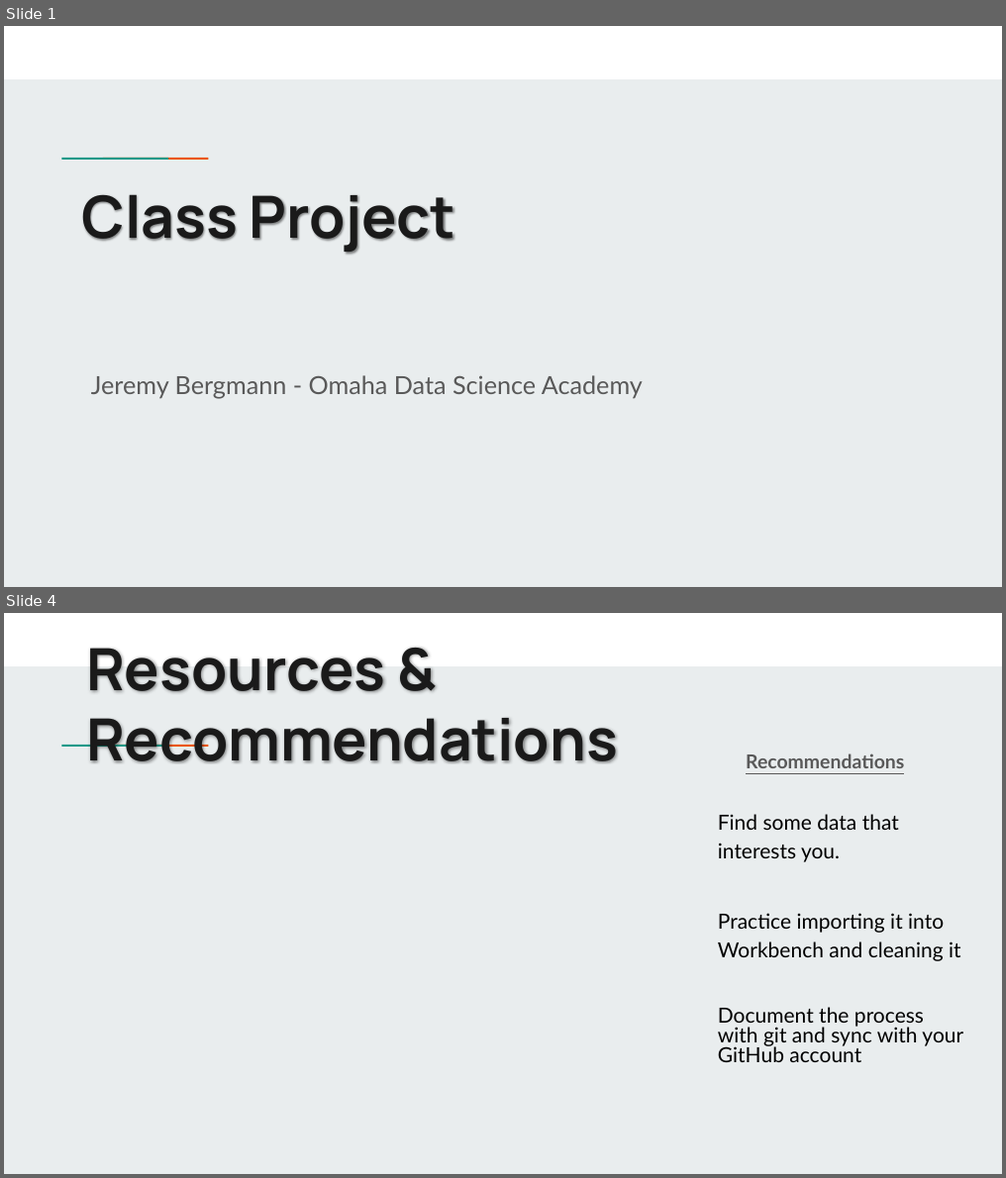
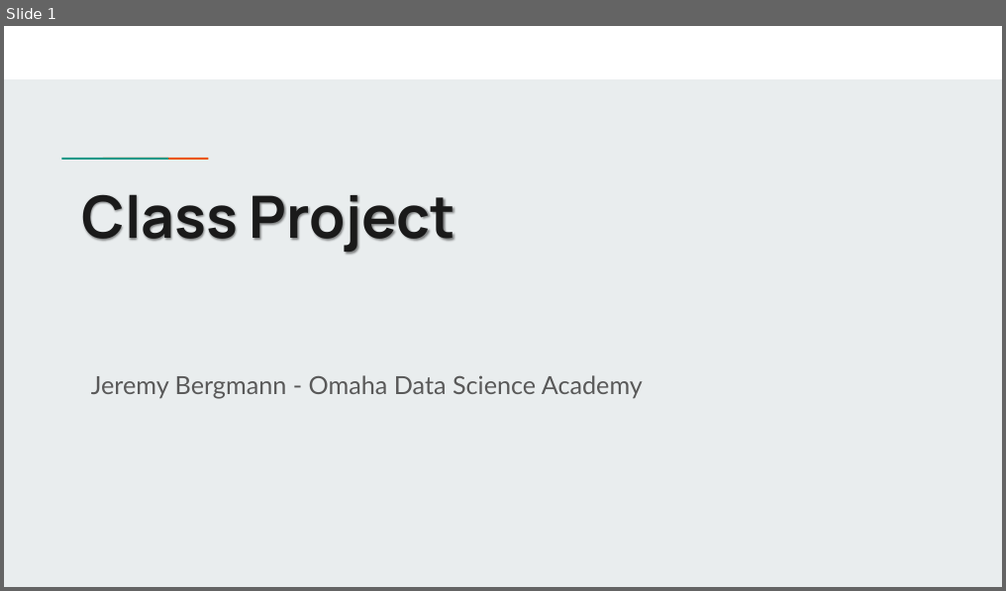
Before and after one commit to jbergmann56/ODSA-PythonAdvModels, a slide deck: Class Project.pptx. Shown one above the other, each under a label of ours: slides 1 and 4 before the commit, slide 1 after it; the slides between them are not shown. The pictures are 1006x1178 and 1006x591 pixels, drawn with LibreOffice and Linux fonts; fonts in the diff are those of the drawing. Boxes give left, top, right and bottom in pixels: in the first picture for what was removed or moved away, otherwise in the second. Text is boxed around its words. In the diff, an @@ line names an element or a change of style, - is before the commit and + after.

```diff
--- a/Class Project.pptx
+++ b/Class Project.pptx
@@ slide 4 removed at (x1=4, y1=613, x2=1002, y2=1174), background #E9EDEE; not listed: 3 template elements that a slide beside it also shows @@
@@ title removed at (x1=86, y1=648, x2=618, y2=763) @@
-Resources & Recommendations
@@ text removed at (x1=718, y1=754, x2=963, y2=1062) @@
-Recommendations
-Find some data that interests you.
-Practice importing it into Workbench and cleaning it
-Document the process with git and sync with your GitHub account
```
Also in this commit, not shown: 2 slides changed, 1 slide added, 1 other slide removed.
